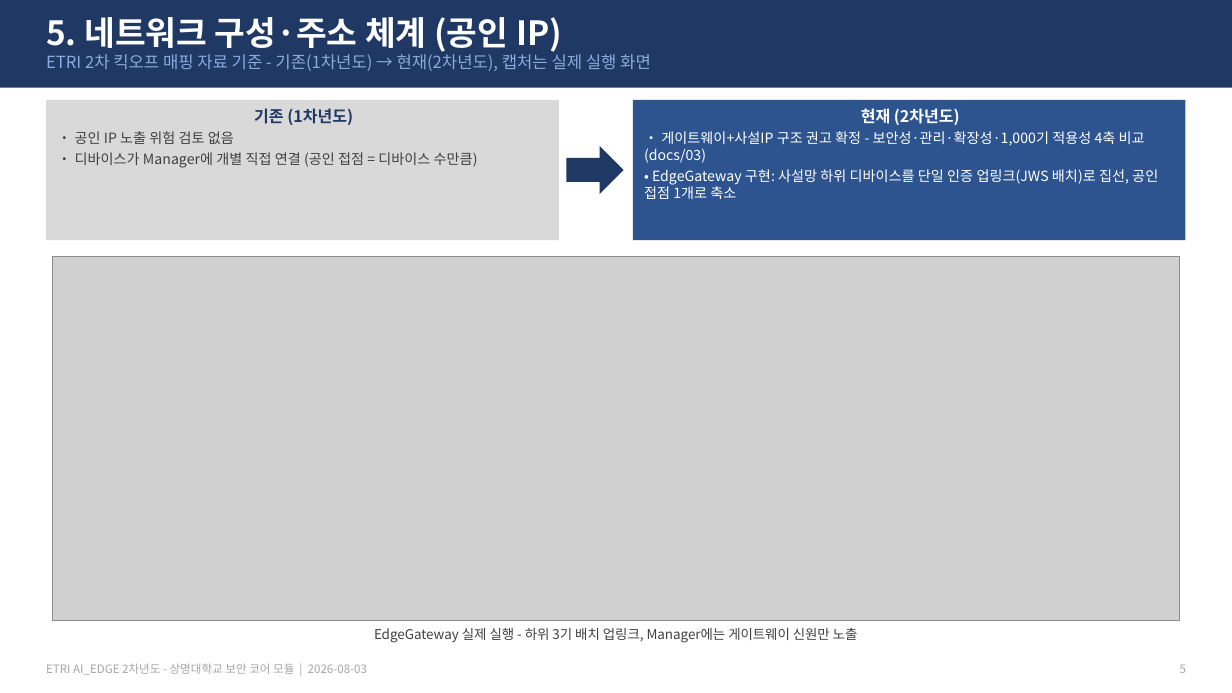
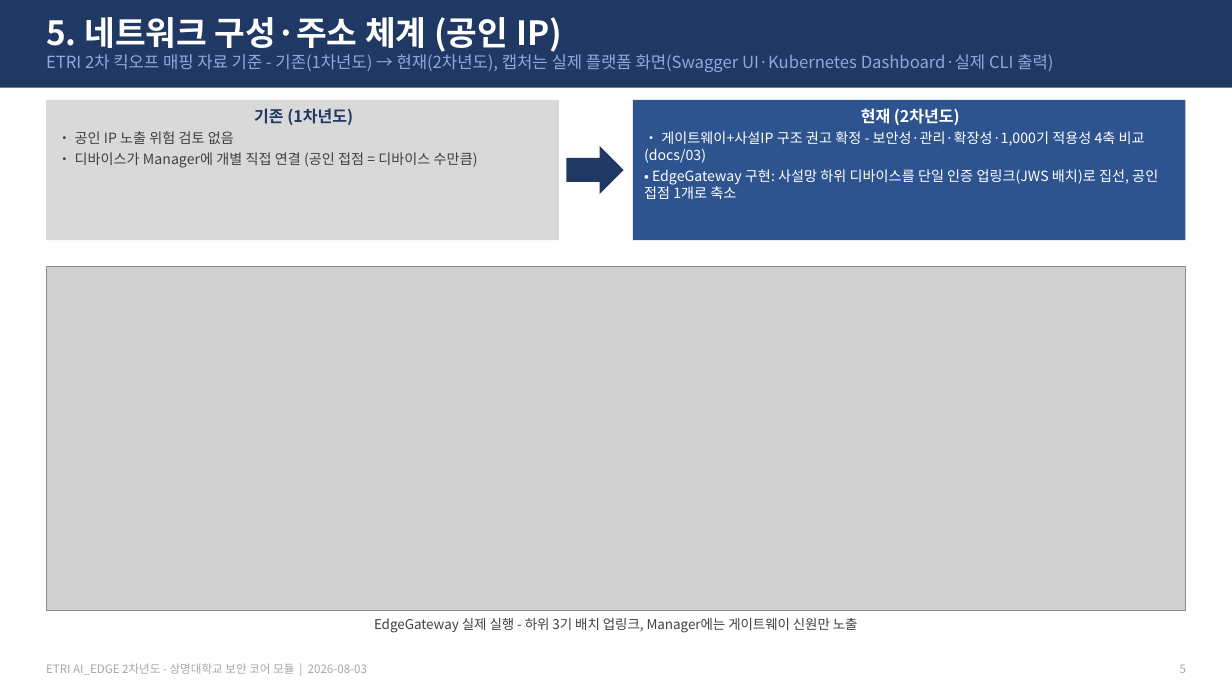
Before and after one commit to 55wind/kubeedge-edge-prototype, a slide deck: slide 5 of ppt/ETRI_2차년도_기존-현재_화면구성.pptx. Drawn at 1232x693 pixels with LibreOffice and Linux fonts; fonts in the diff are those of the drawing; grey boxes stand for pictures. Boxes give left, top, right and bottom in pixels: in the first picture for what was removed or moved away, otherwise in the second. Text is boxed around its words. In the diff, an @@ line names an element or a change of style, - is before the commit and + after.

```diff
--- a/ppt/ETRI_2차년도_기존-현재_화면구성.pptx
+++ b/ppt/ETRI_2차년도_기존-현재_화면구성.pptx
@@ text at [46, 51, 1053, 72]: text changed @@
-ETRI 2차 킥오프 매핑 자료 기준 - 기존(1차년도) → 현재(2차년도), 캡처는 실제 실행 화면
+ETRI 2차 킥오프 매핑 자료 기준 - 기존(1차년도) → 현재(2차년도), 캡처는 실제 플랫폼 화면(Swagger UI·Kubernetes Dashboard·실제 CLI 출력)
@@ picture: place and size @@
-picture at [53, 257, 1180, 621]
+picture at [46, 267, 1186, 611]
@@ text "EdgeGateway 실제 실행 - 하위 ...": place and size @@
-text "EdgeGateway 실제 실행 - 하위 ..." at [374, 628, 858, 643]
+text "EdgeGateway 실제 실행 - 하위 ..." at [374, 618, 858, 633]
```
Also in this commit, not shown: 6 other slides changed, 20 other files.
